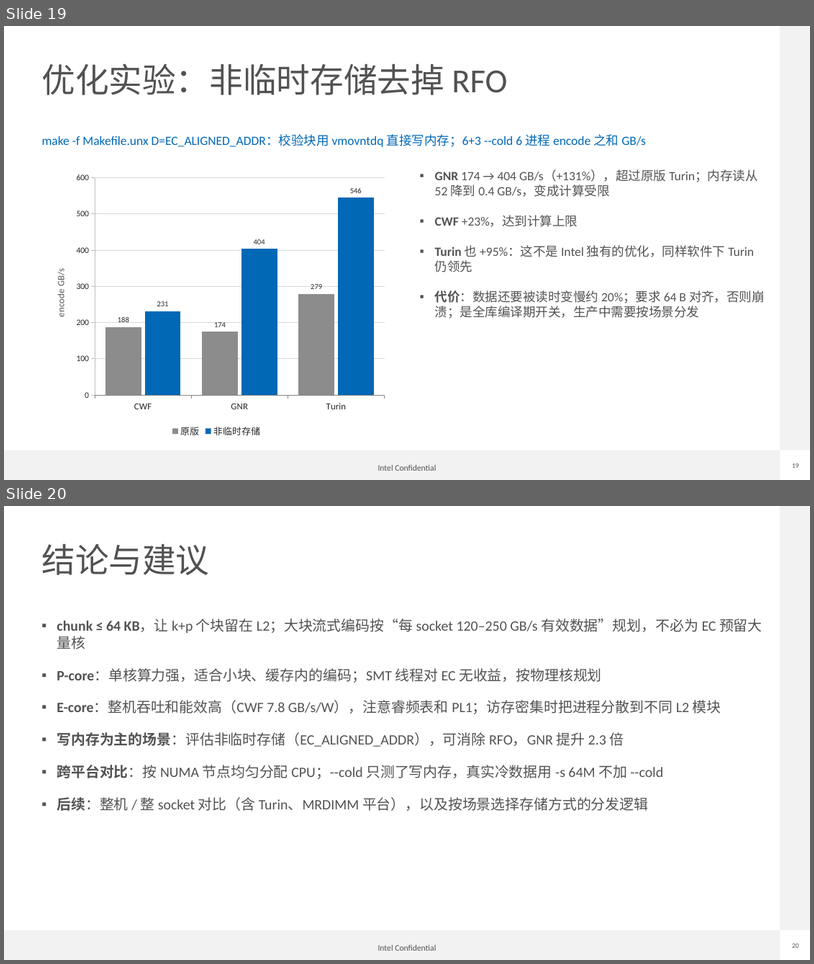
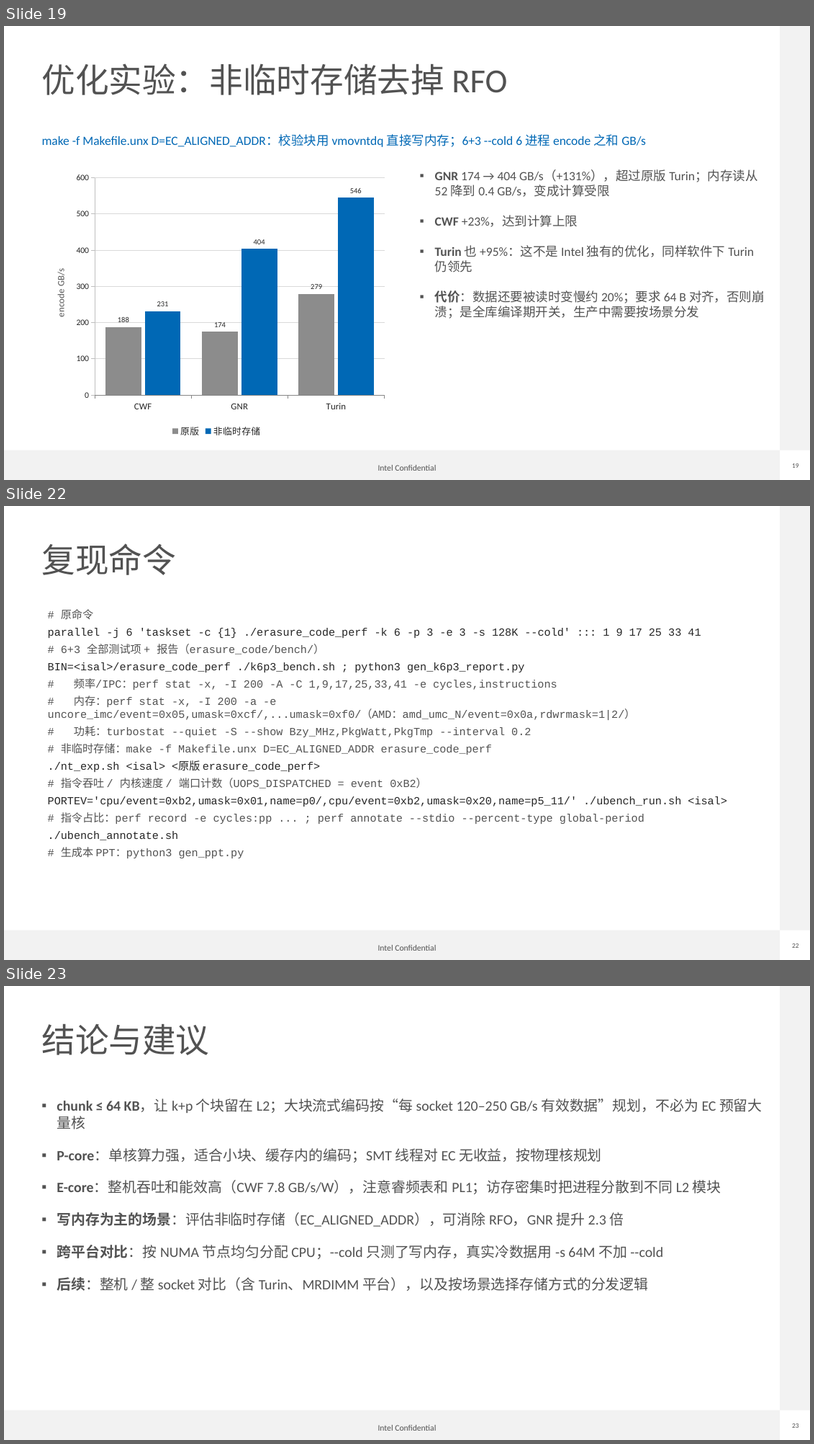
Before and after one commit to liangintel/liang-isa-l, a slide deck: erasure_code/bench/ec_report.pptx. Shown one above the other, each under a label of ours: slides 19 and 20 before the commit, slides 19, 22 and 23 after it; the slides between them are not shown. The pictures are 814x964 and 814x1444 pixels, drawn with LibreOffice and Linux fonts; fonts in the diff are those of the drawing; background and template pictures are left out. Boxes give left, top, right and bottom in pixels: in the first picture for what was removed or moved away, otherwise in the second. Text is boxed around its words. In the diff, an @@ line names an element or a change of style, - is before the commit and + after.

Commit message:
erasure_code/bench: add NT-store, instruction-level analysis and reproduction commands to 6+3 report and deck

```diff
--- a/erasure_code/bench/ec_report.pptx
+++ b/erasure_code/bench/ec_report.pptx
@@ slide 22 added at [4, 506, 810, 960], background #FFFFFF; not listed: 4 template elements that a slide beside it also shows @@
@@ title added at [41, 543, 176, 575], 40 pt, text #525252 @@
+复现命令
@@ text added at [48, 609, 728, 858], 13 pt, text #525252 @@
+# 原命令
+parallel -j 6 'taskset -c {1} ./erasure_code_perf -k 6 -p 3 -e 3 -s 128K --cold' ::: 1 9 17 25 33 41
+# 6+3 全部测试项 + 报告（erasure_code/bench/）
+BIN=<isal>/erasure_code_perf ./k6p3_bench.sh ; python3 gen_k6p3_report.py
+# 频率/IPC：perf stat -x, -I 200 -A -C 1,9,17,25,33,41 -e cycles,instructions
+# 内存：perf stat -x, -I 200 -a -e uncore_imc/event=0x05,umask=0xcf/,...umask=0xf0/（AMD：amd_umc_N/event=0x0a,rdwrmask=1|2/）
+# 功耗：turbostat --quiet -S --show Bzy_MHz,PkgWatt,PkgTmp --interval 0.2
+# 非临时存储：make -f Makefile.unx D=EC_ALIGNED_ADDR erasure_code_perf
+./nt_exp.sh <isal> <原版 erasure_code_perf>
+# 指令吞吐 / 内核速度 / 端口计数（UOPS_DISPATCHED = event 0xB2）
+PORTEV='cpu/event=0xb2,umask=0x01,name=p0/,cpu/event=0xb2,umask=0x20,name=p5_11/' ./ubench_run.sh <isal>
+# 指令占比：perf record -e cycles:pp ... ; perf annotate --stdio --percent-type global-period
+./ubench_annotate.sh
+# 生成本 PPT：python3 gen_ppt.py
@@ what was slide 20 is now slide 23 @@
```
Also in this commit, not shown: 2 slides changed, 2 other slides added, 3 other files.
